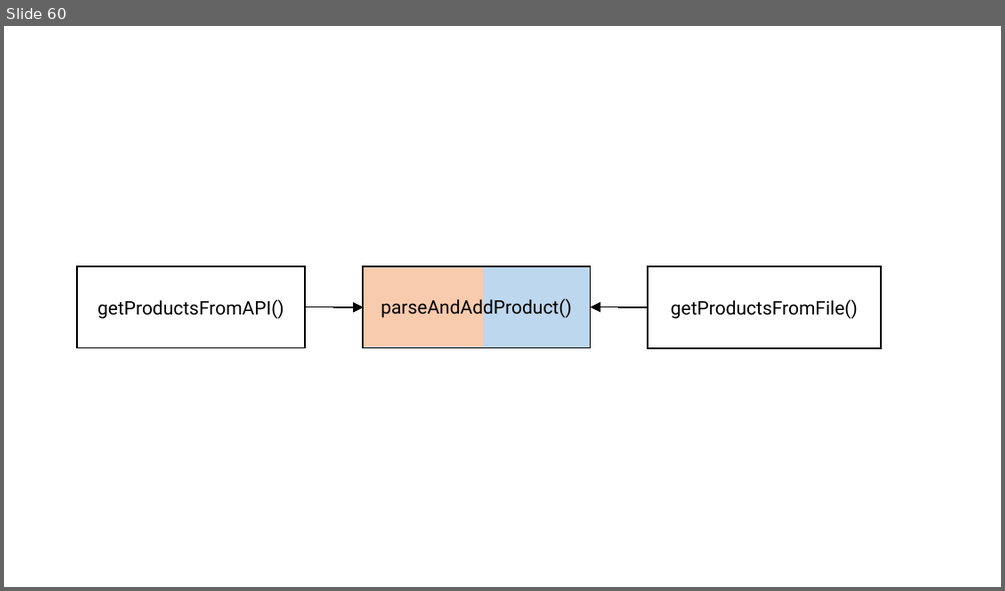
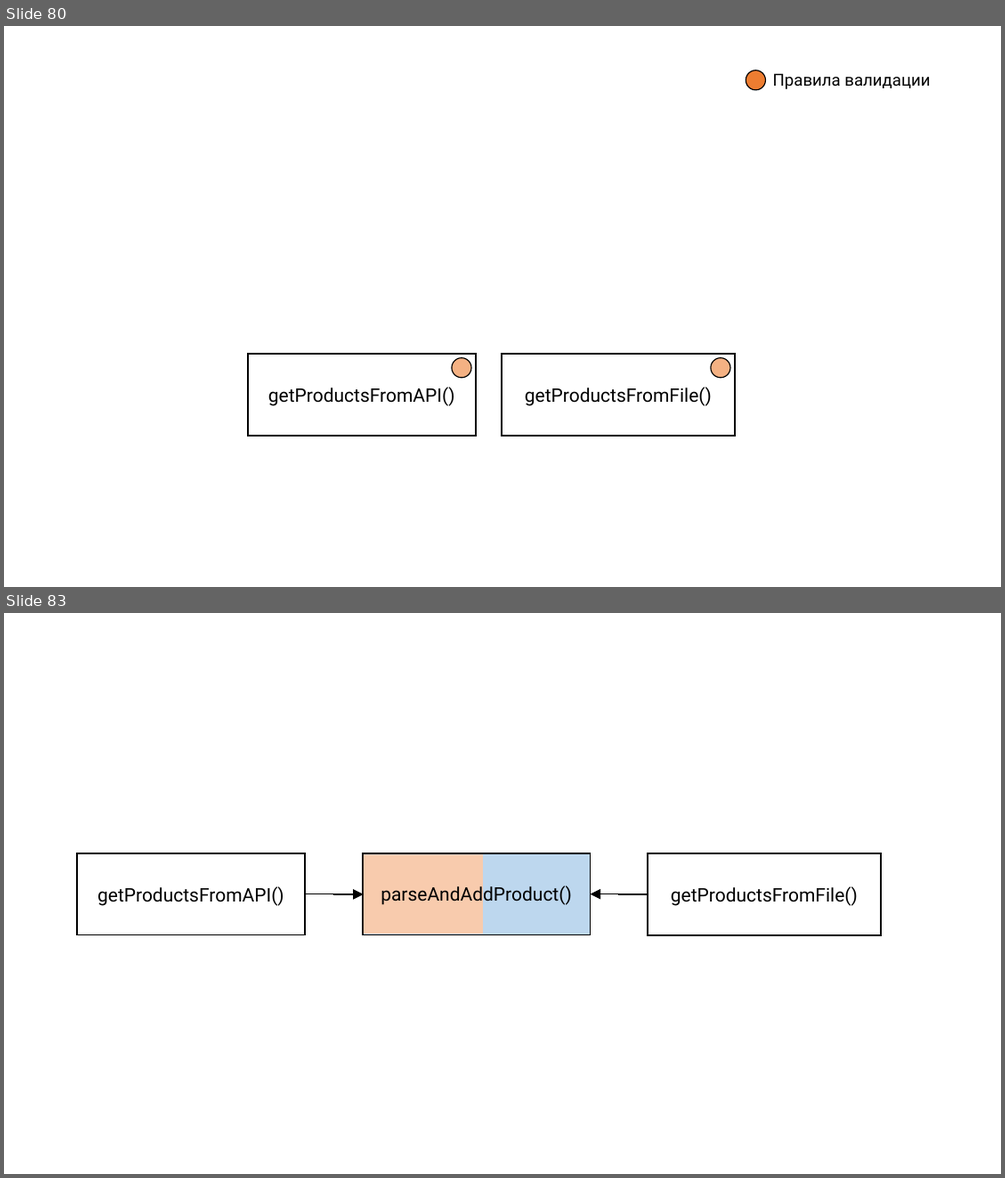
Before and after one commit to rkhaimov/brain-gym, a slide deck: clean/Презентация.pptx. Shown one above the other, each under a label of ours: slide 60 before the commit, slides 80 and 83 after it; the slides between them are not shown. The pictures are 1005x591 and 1005x1178 pixels, drawn with LibreOffice and Linux fonts; fonts in the diff are those of the drawing. Boxes give left, top, right and bottom in pixels: in the first picture for what was removed or moved away, otherwise in the second. Text is boxed around its words. In the diff, an @@ line names an element or a change of style, - is before the commit and + after.

```diff
--- a/clean/Презентация.pptx
+++ b/clean/Презентация.pptx
@@ slide 80 added at box(4, 26, 1001, 587), background #FFFFFF @@
@@ ellipse added at box(745, 70, 765, 89), fill #ED7D31, outline #000000 1 pt @@
@@ text added at box(773, 73, 930, 89), 16 pt, text #000000 @@
+Правила валидации
@@ rectangle added at box(248, 354, 475, 435), fill #FFFFFF, outline #000000 1.5 pt, 18 pt, text #000000 @@
+getProductsFromAPI()
@@ ellipse added at box(452, 358, 471, 378), fill #F4B183, outline #000000 1 pt @@
@@ rectangle added at box(502, 354, 735, 435), fill #FFFFFF, outline #000000 1.5 pt, 18 pt, text #000000 @@
+getProductsFromFile()
@@ ellipse added at box(711, 358, 730, 378), fill #F4B183, outline #000000 1 pt @@
@@ what was slide 60 is now slide 83 @@
```
Also in this commit, not shown: 8 slides changed, 48 other slides added, 10 slides removed.
